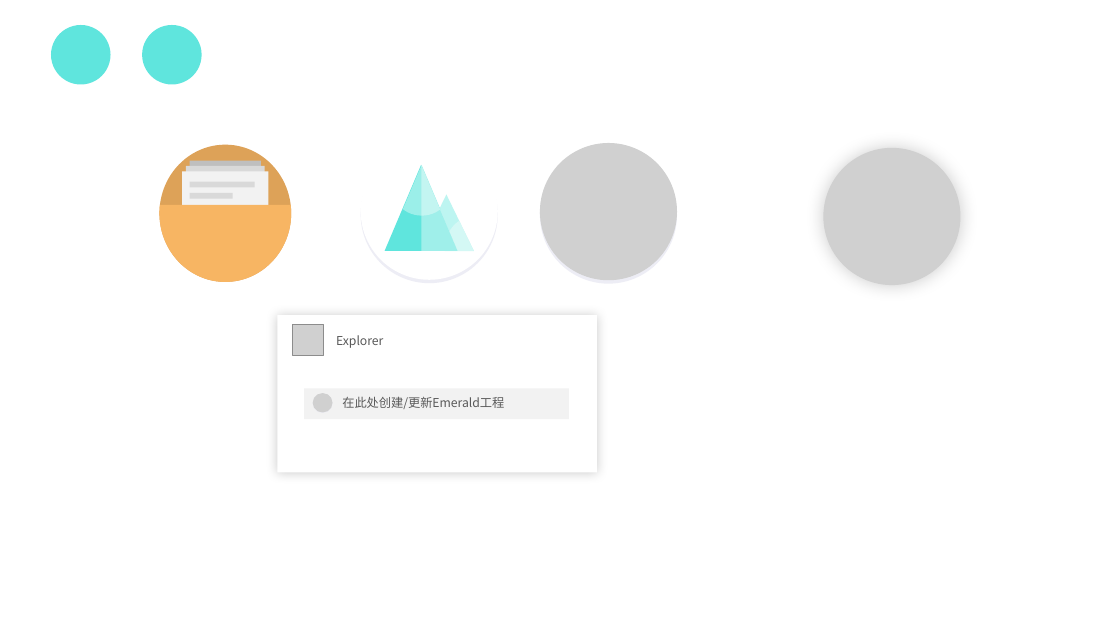
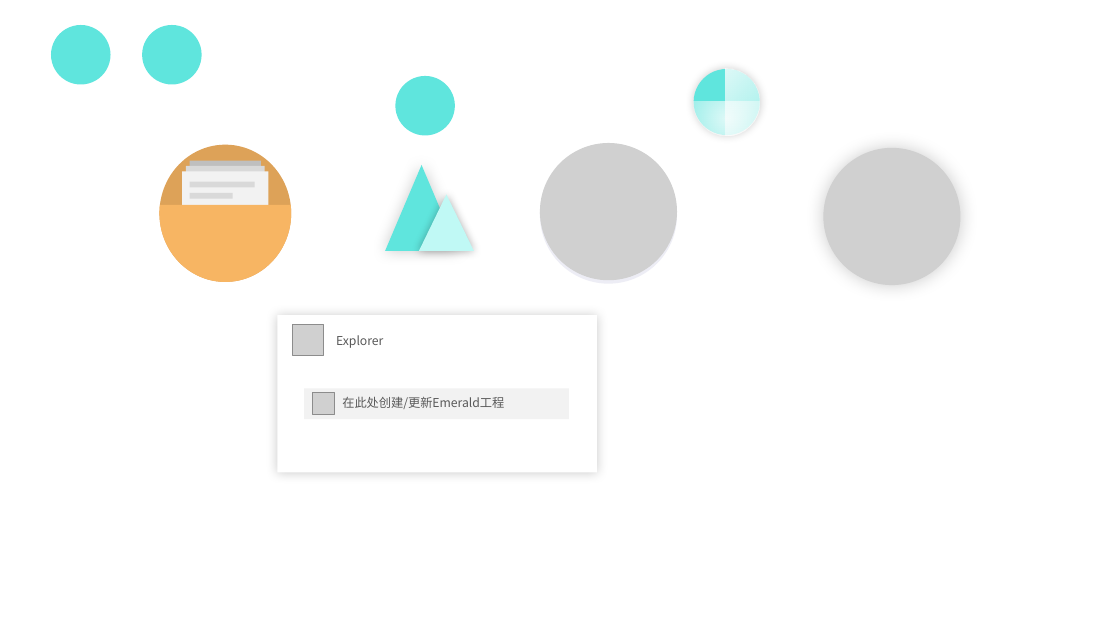
Before and after one commit to buger404/Emerald, a slide deck: slide 2 of UI.pptx. Drawn at 1120x630 pixels with LibreOffice and Linux fonts; fonts in the diff are those of the drawing; grey boxes stand for pictures. Boxes give left, top, right and bottom in pixels: in the first picture for what was removed or moved away, otherwise in the second. Text is boxed around its words. In the diff, an @@ line names an element or a change of style, - is before the commit and + after.

```diff
--- a/UI.pptx
+++ b/UI.pptx
@@ rounded rectangle added at bbox=[396, 76, 455, 135], fill #5FE5DD @@
@@ ellipse added at bbox=[694, 69, 760, 135], fill #5FE5DD @@
@@ freeform shape added at bbox=[726, 69, 760, 135], fill gradient #FFFFFF @@
@@ freeform shape added at bbox=[694, 101, 760, 135], fill gradient #FFFFFF @@
@@ rounded rectangle removed at bbox=[360, 146, 497, 283] @@
@@ rounded rectangle removed at bbox=[360, 143, 497, 280] @@
@@ triangle at bbox=[385, 165, 458, 250]: shadow on @@
@@ freeform shape removed at bbox=[403, 165, 441, 215] @@
@@ freeform shape removed at bbox=[422, 165, 458, 250] @@
@@ triangle at bbox=[419, 195, 475, 251]: fill #BDF5F1 to #C0F9F5; shadow on @@
@@ freeform shape removed at bbox=[445, 221, 475, 251] @@
@@ rounded rectangle removed at bbox=[313, 394, 333, 413] @@
```
Also in this commit, not shown: 1 other slide changed, 15 other files.
